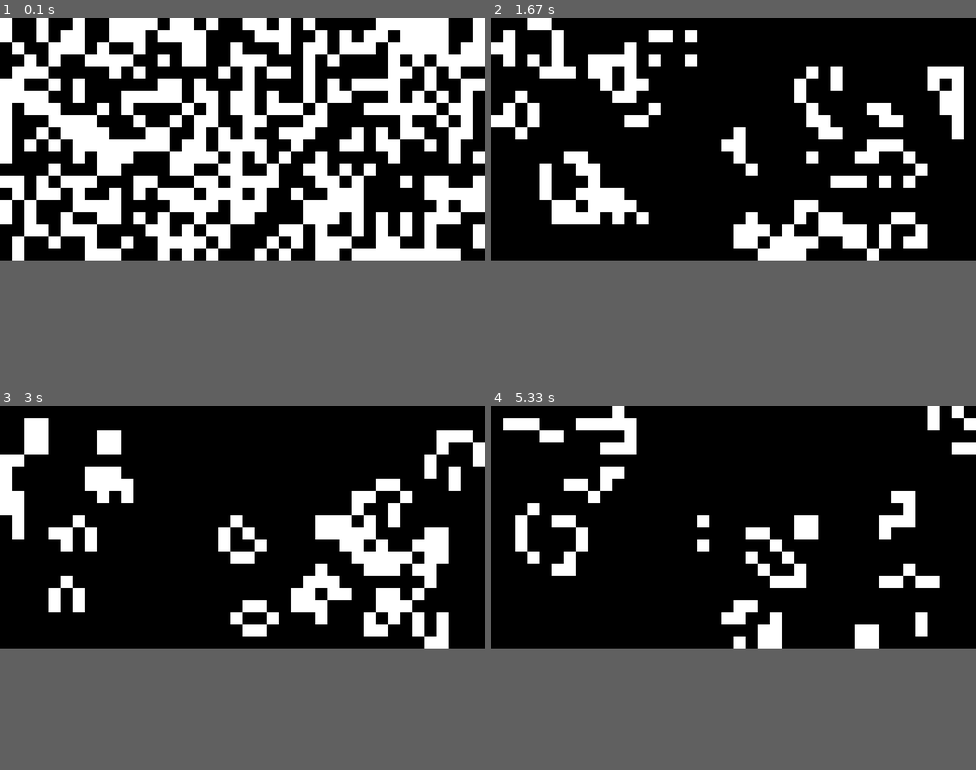
Above: before the commit, frames 1-4 (two rows, left to right).
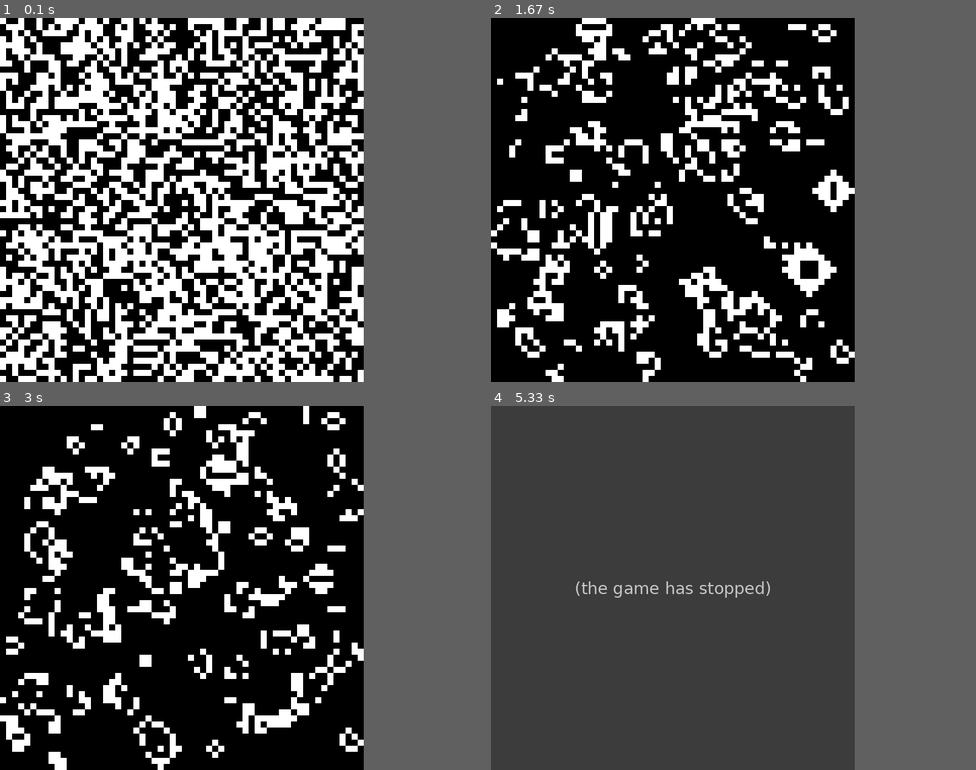
Above: after the commit, the same moments.

Repository: Souji-hub/Conways_game_of_life
Game: pygame game, started from game_of_life_pygame.py
Two runs of this game, one before a commit and one after it. Both use one fixed random seed, a clock stepped at 60 frames per second and the inputs below.
Inputs:
- Up to frame 1 (0.1 s): no input
- Up to frame 2 (1.67 s): no input
- Up to frame 3 (3 s): no input
- Up to frame 4 (5.33 s): no input
In our replay, the window is 800x400 before the commit and 600x600 after it. These sizes can differ from the game's own. Grey fills any space a smaller window leaves; there, only what the larger window draws over its background counts as a difference.

The runs differ from the first frame. In frame 1, 46% of the frame differs, in the area x 0-100%, y 0-100%; in frame 2, 23%; in frame 3, 21%; in frame 4, 52%, in the area x 0-100%, y 0-67%.
After the commit the program exited at 5 s; later frames show no game.

Commit message:
Final Commit

Diff:
--- a/game_of_life_pygame.py
+++ b/game_of_life_pygame.py
@@ -58,18 +58,11 @@
     """Clear the terminal screen."""
     os.system('cls' if os.name == 'nt' else 'clear')
 
-# def play_sound():
-#     """Play a sound after each iteration/generation."""
-#     pygame.mixer.music.load("your_sound_file.mp3")
-#     pygame.mixer.music.play()
-
-def main(rows, cols, generations, density=0.2, delay=0.5, cell_size=20):
-    """Run the Game of Life simulation using Pygame with sound."""
+def main(rows, cols, generations, density=0.2, delay=0.2, cell_size=20):
+    """Run the Game of Life simulation using Pygame without sound."""
     pygame.init()
     screen = pygame.display.set_mode((cols * cell_size, rows * cell_size))
     pygame.display.set_caption("Game of Life")
-
-    pygame.mixer.init()
 
     grid = initialize_grid(rows, cols, density)
 
@@ -83,20 +76,17 @@
         print(f"Generation {generation + 1}:\n")
         draw_grid(screen, grid, cell_size)
         pygame.display.flip()
-        # play_sound()
         time.sleep(delay)
 
         grid = update_grid(grid)
 
-    pygame.mixer.quit()
+    pygame.quit()
 
 if __name__ == "__main__":
-
-    rows, cols = 20, 40
+    rows, cols = 60, 60
     generations = 50
     density = 0.2
-    delay = 0.2
-    cell_size = 20
-
+    delay = 0.1
+    cell_size = 10
 
     main(rows, cols, generations, density, delay, cell_size)
Renamed: gmae_of_life.py -> game_of_life.py
Not shown, added: readme.md
